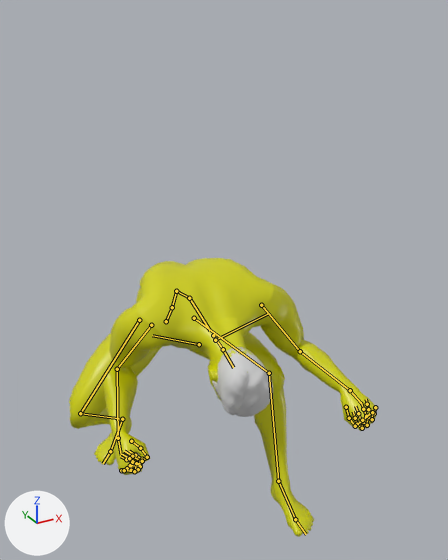
The glTF model assets/models/character/guardian.glb, before and after one commit.
Before and after are seen from a camera (50 mm lens) standing at (-0.888, -1.933, 1.841) and looking at (0.092, -0.15, 0.95). Arrows for +X, +Y and +Z are at lower left; the lights stay in place. The first picture is the older version. Both versions are drawn at frame 1 of the action 'ShieldHitStagger'; the numbers are the values there. The bones that change, and the others that lie on the model, are drawn over the model as lines.

The first picture shows 'StoneGuardian'.
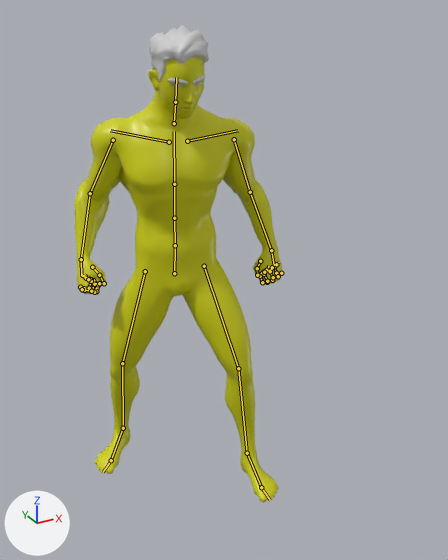
Pixel boxes [x1, y1, x2, y2] of what changed, in the pictures (448 x 560 px):
'StoneGuardian', posed (32% narrower, 70% taller): before [69, 258, 377, 537]; after [74, 26, 283, 502]
bone 'pelvis', root to tip: before (166, 321) to (171, 309); after (174, 273) to (175, 248)
bone 'spine_02', root to tip: before (176, 291) to (189, 298); after (174, 218) to (174, 184)
bone 'spine_03', root to tip: before (189, 298) to (210, 330); after (174, 184) to (174, 131)
bone 'neck_01', root to tip: before (213, 335) to (223, 349); after (174, 123) to (175, 102)
bone 'Head', root to tip: before (223, 349) to (233, 367); after (175, 102) to (176, 77)
bone 'upperarm_l', root to tip: before (261, 305) to (300, 351); after (234, 139) to (250, 192)
bone 'lowerarm_l', root to tip: before (300, 351) to (350, 390); after (250, 192) to (271, 250)
bone 'upperarm_r', root to tip: before (151, 325) to (117, 369); after (113, 140) to (90, 193)
bone 'lowerarm_r', root to tip: before (117, 369) to (118, 438); after (90, 193) to (81, 259)
bone 'thigh_l', root to tip: before (194, 318) to (269, 373); after (204, 266) to (238, 368)
bone 'calf_l', root to tip: before (269, 373) to (278, 481); after (238, 368) to (247, 453)
bone 'foot_l', root to tip: before (278, 481) to (295, 519); after (247, 453) to (261, 487)
bone 'thigh_r', root to tip: before (139, 320) to (80, 413); after (145, 271) to (122, 363)
bone 'calf_r', root to tip: before (80, 413) to (122, 419); after (122, 363) to (123, 428)
bone 'foot_r', root to tip: before (122, 419) to (110, 451); after (123, 428) to (111, 460)

The edits, one by one:
Bone 'pelvis' (bone_pelvis) moves from (0.005, -0.327, -0.054) to (0.005, -0.055, -0.026).
Bone 'pelvis' (bone_pelvis) turns from (23, -13, -3) to (-5, -13, 4) degrees about its own x, y and z.
Bone 'spine_02' (bone_spine_02) turns from (54, 5, -4) to (12, 0, 0) degrees about its own x, y and z.
Bone 'spine_03' (bone_spine_03) turns from (40, 9, 2) to (11, 0, 0) degrees about its own x, y and z.
Bone 'neck_01' (bone_neck_01) turns from (-37, -4, 5) to (-11, 0, 0) degrees about its own x, y and z.
Bone 'Head' (bone_head) turns from (27, 2, -1) to (10, 11, 1) degrees about its own x, y and z.
Bone 'upperarm_l' (bone_upperarm_l) turns from (38, -12, 33) to (-5, -2, -67) degrees about its own x, y and z.
Bone 'lowerarm_l' (bone_lowerarm_l) turns from (-37, -31, 75) to (52, 49, 44) degrees about its own x, y and z.
Bone 'upperarm_r' (bone_upperarm_r) turns from (72, -1, 2) to (-7, 4, 66) degrees about its own x, y and z.
Bone 'lowerarm_r' (bone_lowerarm_r) turns from (44, 100, -31) to (43, -16, 0) degrees about its own x, y and z.
Bone 'thigh_l' (bone_thigh_l) turns from (-85, -30, -33) to (-16, -2, -14) degrees about its own x, y and z.
Bone 'calf_l' (bone_calf_l) turns from (61, -36, 4) to (19, -14, 2) degrees about its own x, y and z.
Bone 'foot_l' (bone_foot_l) turns from (18, 6, 21) to (3, -4, 10) degrees about its own x, y and z.
Bone 'thigh_r' (bone_thigh_r) turns from (-46, 16, 37) to (11, -1, 14) degrees about its own x, y and z.
Bone 'calf_r' (bone_calf_r) turns from (94, 46, -6) to (10, 42, -6) degrees about its own x, y and z.
Bone 'foot_r' (bone_foot_r) turns from (-44, -6, -17) to (-10, 5, -19) degrees about its own x, y and z.
